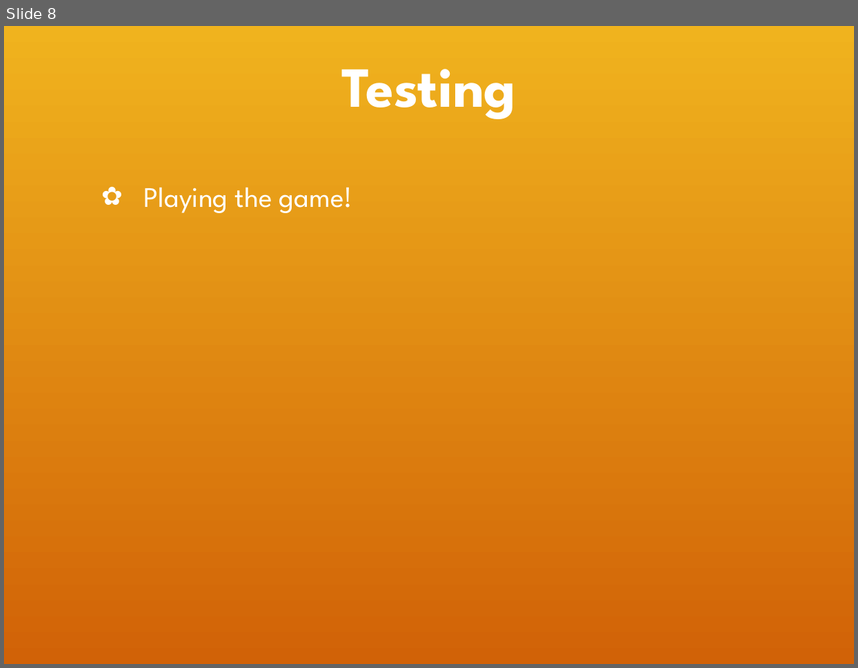
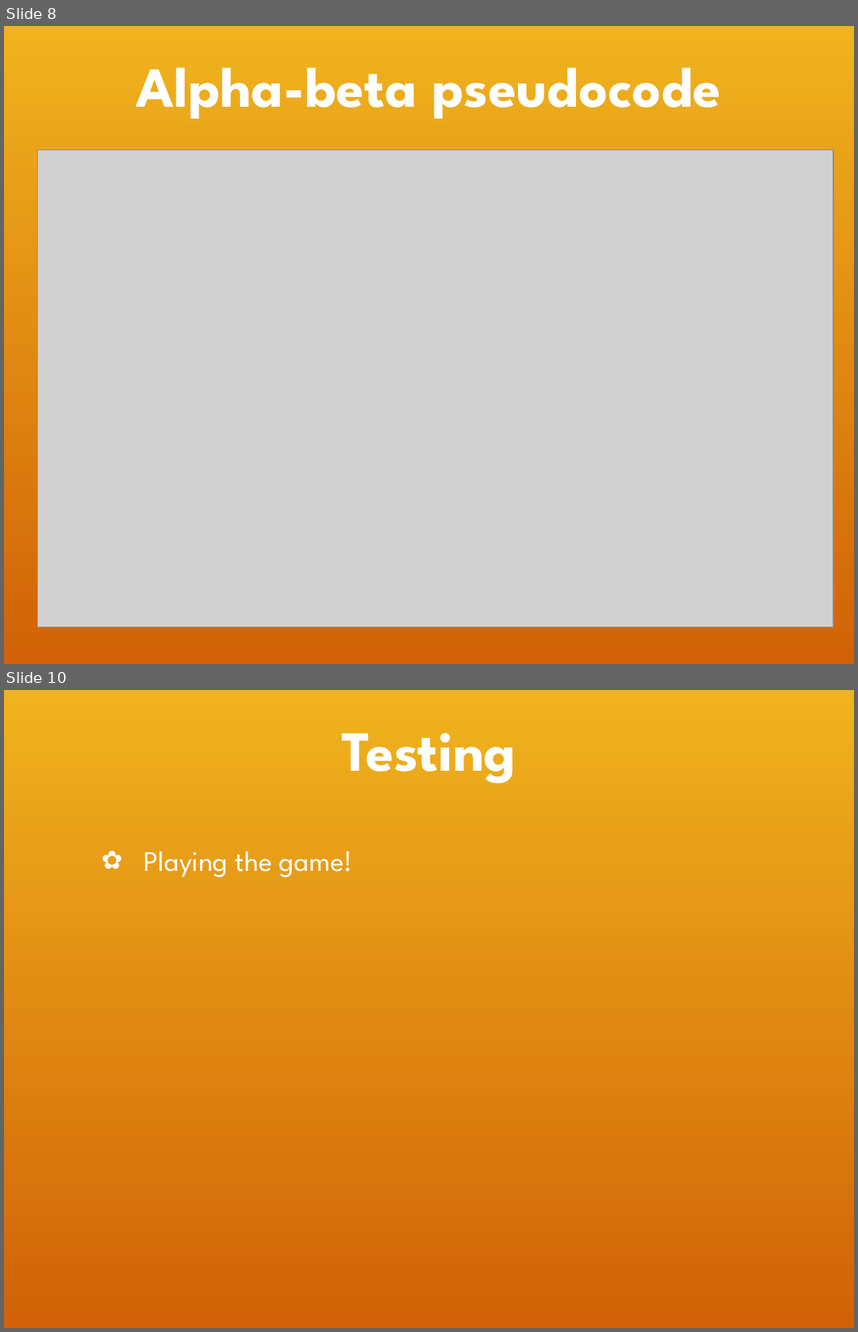
Before and after one commit to dextercarlmiller/Senior-Project, a slide deck: files/Sr preso (1).pptx. Shown one above the other, each under a label of ours: slide 8 before the commit, slides 8 and 10 after it; the slides between them are not shown. The pictures are 858x668 and 858x1332 pixels, drawn with LibreOffice and Linux fonts; fonts in the diff are those of the drawing; grey boxes stand for pictures; background and template pictures are left out. Boxes give left, top, right and bottom in pixels: in the first picture for what was removed or moved away, otherwise in the second. Text is boxed around its words. In the diff, an @@ line names an element or a change of style, - is before the commit and + after.

```diff
--- a/files/Sr preso (1).pptx
+++ b/files/Sr preso (1).pptx
@@ slide 8 added at [4, 26, 854, 664], background picture (left out) @@
@@ title added at [136, 67, 721, 118], 48 pt, text #FFFFFF, bold @@
+Alpha-beta pseudocode
@@ picture added at [37, 150, 833, 627] @@
@@ what was slide 8 is now slide 10 @@
```
Also in this commit, not shown: 3 slides changed, 2 other slides added, 6 other files.
